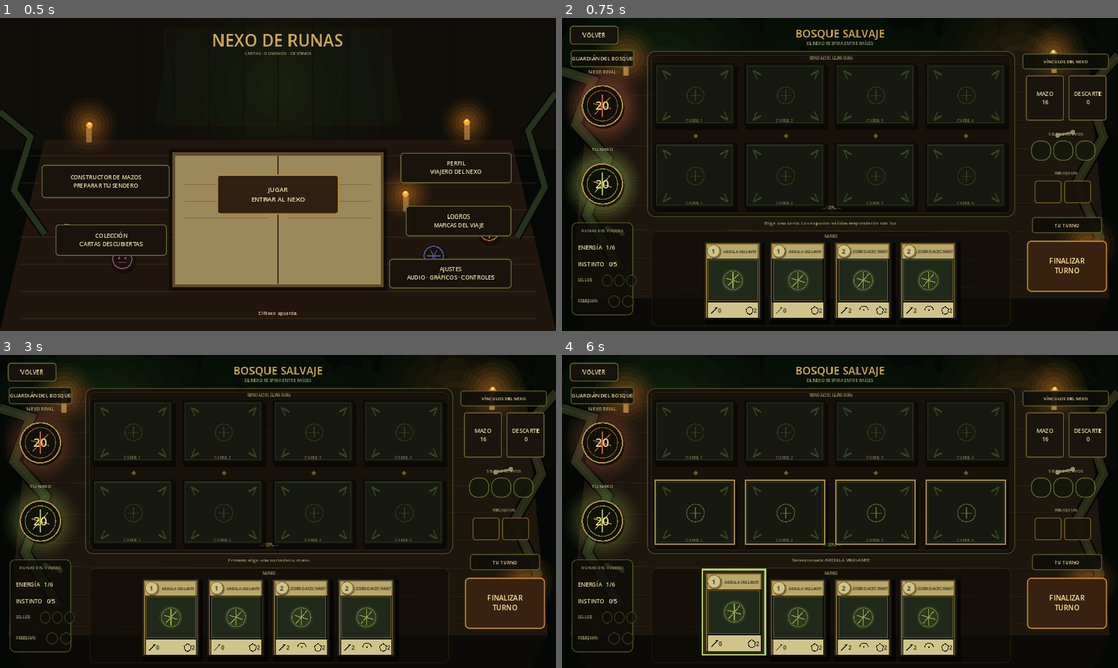
Above: before the commit, frames 1-4 (two rows, left to right).
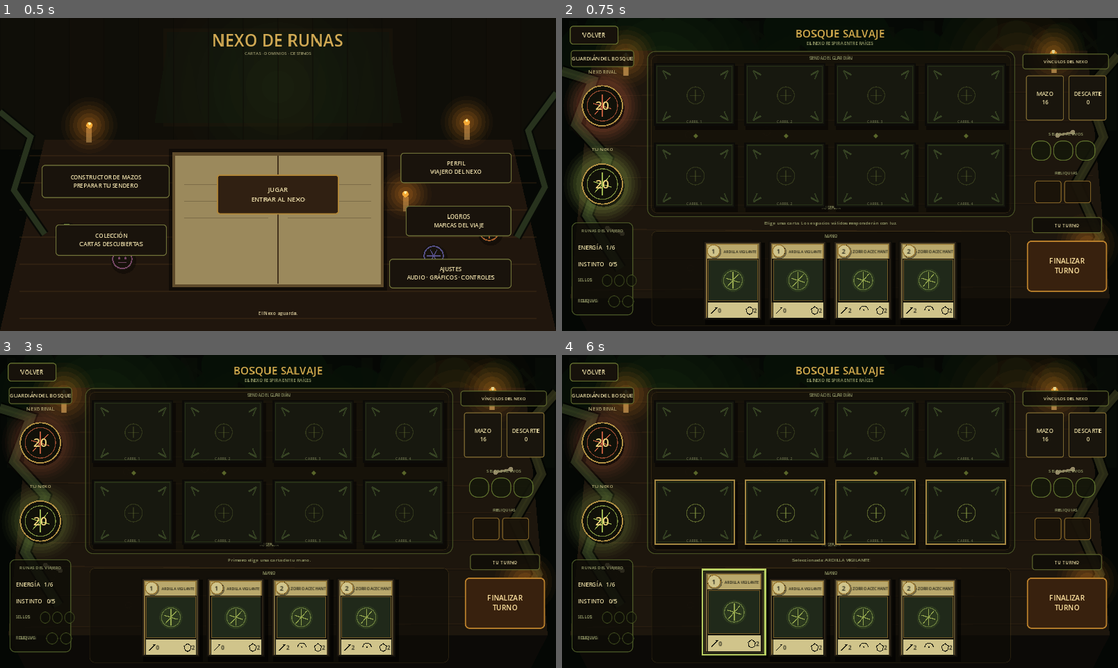
Above: after the commit, the same moments.

Repository: LoloscarPrr/Nexo-de-runas-v2
Game: Godot game, scene res://scenes/main.tscn
Two runs of this game, one before a commit and one after it. Both use one fixed random seed, a clock stepped at 60 frames per second and the inputs below.
Inputs (mouse positions are in pixels of both pictures, inside the frame that each line leads up to):
- Up to frame 1 (0.5 s): no input
- Up to frame 2 (0.75 s): click "JUGAR ENTRAR AL NEXO" at 0.5 s
- Up to frame 3 (3 s): click "VOLVER" at 1.25 s; click "JUGAR ENTRAR AL NEXO" at 2 s; click (133, 511) at 2.77 s
- Up to frame 4 (6 s): click (784, 511) at 3.52 s; click (878, 511) at 4.27 s; click (967, 511) at 5.02 s; click (734, 617) at 5.77 s

Frame 1 is identical in both runs. In frame 2, 0.1% of the frame differs, in the area x 22-74%, y 32-60%; in frame 3, 0.1%; in frame 4, 0.1%.

Commit message:
Keep battlefield cards inside physical lane frames

Diff:
--- a/scripts/ui/canonical_forest_lane.gd
+++ b/scripts/ui/canonical_forest_lane.gd
@@ -42,9 +42,11 @@
 		var card := Catalog.find_by_id(str(unit.get("id", "")))
 		_card_view.configure(card, int(unit.get("attack", 0)), int(unit.get("hp", 0)), false, true, bool(unit.get("ready", false)))
 		add_child(_card_view)
-		var card_h := size.y * 0.91
-		var card_w := minf(size.x * 0.68, card_h * 0.70)
-		_card_view.position = Vector2((size.x - card_w) * 0.5, size.y * 0.045)
+		# La carta ocupa el hueco, no el hueco a la carta. Mantener aire visible
+		# alrededor ayuda a leer los cuatro carriles como posiciones físicas.
+		var card_h := minf(size.y * 0.84, 128.0)
+		var card_w := minf(size.x * 0.58, card_h * 0.72)
+		_card_view.position = Vector2((size.x - card_w) * 0.5, (size.y - card_h) * 0.48)
 		_card_view.size = Vector2(card_w, card_h)
 	queue_redraw()
 
@@ -70,6 +72,6 @@
 		draw_line(c + Vector2(-13, 0), c + Vector2(13, 0), Color(RUNE.r, RUNE.g, RUNE.b, pulse), 2.0)
 		draw_line(c + Vector2(0, -13), c + Vector2(0, 13), Color(RUNE.r, RUNE.g, RUNE.b, pulse), 2.0)
 		var font := ThemeDB.fallback_font
-		draw_string(font, Vector2(0, h - 13), "CARRIL %d" % (lane_index + 1), HORIZONTAL_ALIGNMENT_CENTER, w - 5, 9, Color(0.63, 0.65, 0.45, 0.62))
+		draw_string(font, Vector2(0, h - 12), "CARRIL %d" % (lane_index + 1), HORIZONTAL_ALIGNMENT_CENTER, w - 5, 8, Color(0.63, 0.65, 0.45, 0.54))
 	if selected_target:
 		draw_rect(Rect2(3, 3, w - 10, h - 10), GOLD, false, 3.0)
